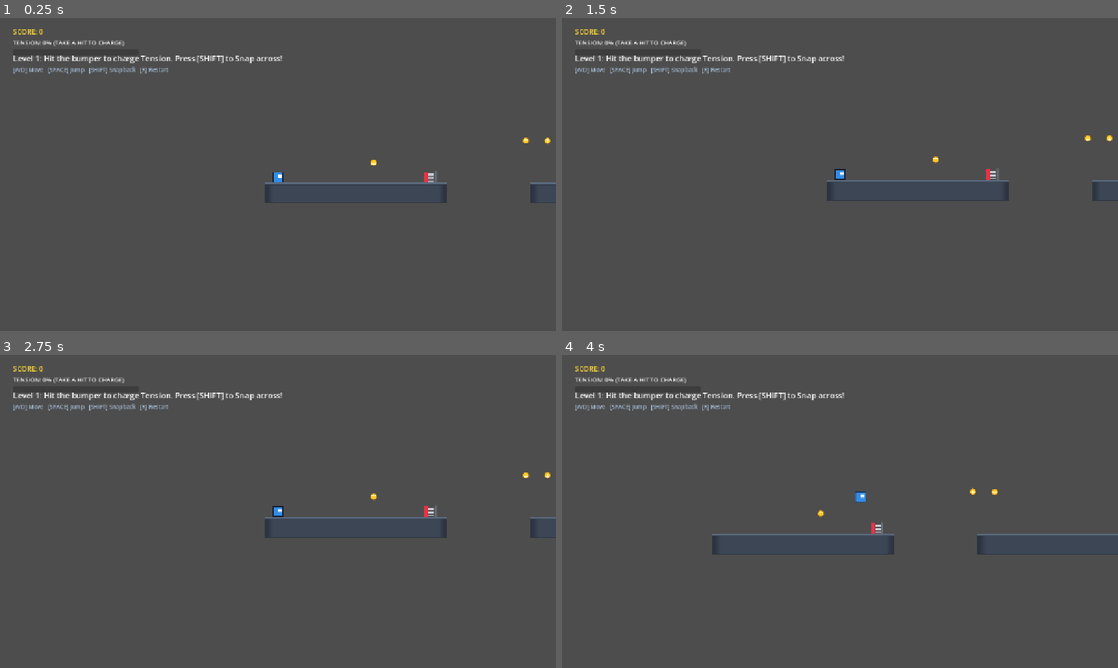
Above: before the commit, frames 1-4 (two rows, left to right).
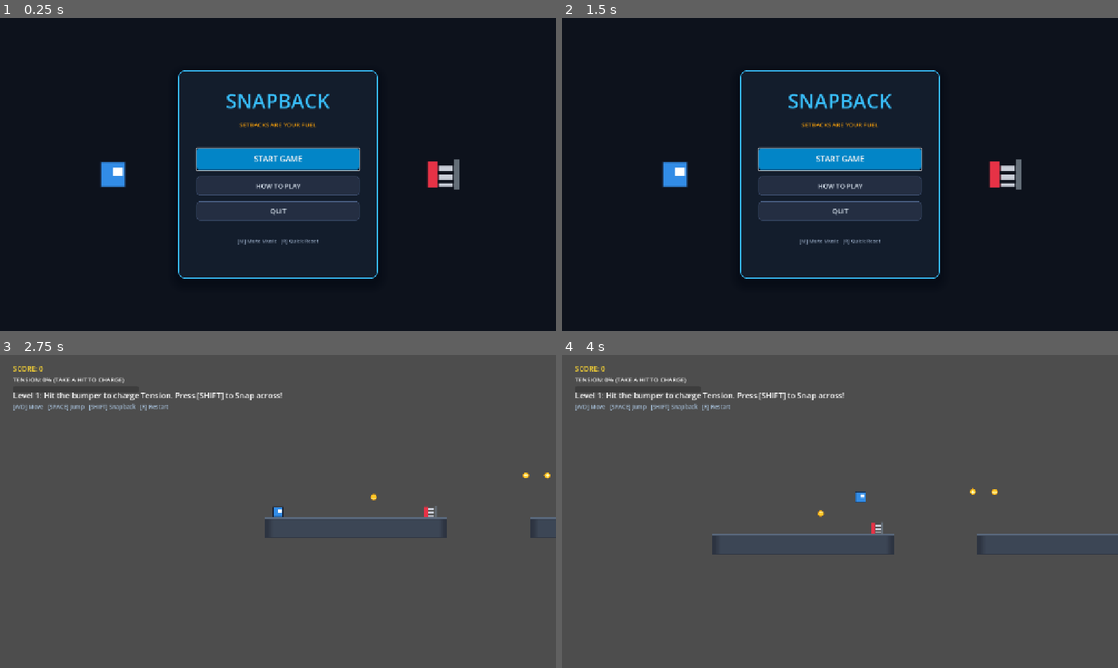
Above: after the commit, the same moments.

Repository: princenautiyal92-oss/Bounceeee
Game: Godot game, scene res://scenes/menu.tscn
Two runs of this game, one before a commit and one after it. Both use one fixed random seed, a clock stepped at 60 frames per second and the inputs below. Before the commit the project starts from res://scenes/levels/level_1.tscn.
Inputs (mouse positions are in pixels of both pictures, inside the frame that each line leads up to):
- Up to frame 1 (0.25 s): no input
- Up to frame 2 (1.5 s): click (840, 187) at 0.5 s, where only the run after the commit has a clickable "HOW TO PLAY"; click (840, 215) at 1.25 s, where only the run after the commit has a clickable "GOT IT"
- Up to frame 3 (2.75 s): click (278, 495) at 2 s, where only the run after the commit has a clickable "START GAME"
- Up to frame 4 (4 s): tap Enter (ui_accept) at 2.75, 3.5 s; hold Right (move_right) from 2.78 s (still down); tap Shift (snap) at 2.85 s; tap Space (jump) at 3.02, 3.32, 3.77, 3.8 s; tap M at 3.05, 3.6 s

The runs differ from the first frame. In frame 1, 99% of the frame differs, in the area x 0-100%, y 0-100%; in frame 2, 99%; in frame 3, 0.2%; in frame 4, less than 0.1%.

Commit message:
Add main menu with frosted glass style, and royalty-free BGM soundtrack

Diff:
--- a/project.godot
+++ b/project.godot
@@ -15,8 +15,12 @@
 [application]
 
 config/name="Snapback"
-run/main_scene="res://scenes/levels/level_1.tscn"
+run/main_scene="res://scenes/menu.tscn"
 config/features=PackedStringArray("4.7", "Forward Plus")
+
+[autoload]
+
+BGM="*res://scripts/bgm.gd"
 
 [display]
 
--- a/scenes/levels/level_10.tscn
+++ b/scenes/levels/level_10.tscn
@@ -87,7 +87,7 @@
 
 [node name="Goal" parent="." instance=ExtResource("4_goal")]
 position = Vector2(1160, 520)
-next_level_path = "res://scenes/levels/level_1.tscn"
+next_level_path = "res://scenes/menu.tscn"
 
 [node name="Player" parent="." instance=ExtResource("1_player")]
 position = Vector2(80, 510)
--- /dev/null
+++ b/scenes/menu.tscn
@@ -0,0 +1,229 @@
+[gd_scene load_steps=9 format=3]
+
+[ext_resource type="Script" path="res://scripts/menu.gd" id="1_menu_script"]
+[ext_resource type="Texture2D" path="res://assets/sprites/player.png" id="2_player_tex"]
+[ext_resource type="Texture2D" path="res://assets/sprites/bumper.png" id="3_bumper_tex"]
+
+[sub_resource type="StyleBoxFlat" id="StyleBoxFlat_glass"]
+bg_color = Color(0.08, 0.12, 0.18, 0.92)
+border_width_left = 2
+border_width_top = 2
+border_width_right = 2
+border_width_bottom = 2
+border_color = Color(0.22, 0.74, 0.97, 1)
+corner_radius_top_left = 16
+corner_radius_top_right = 16
+corner_radius_bottom_right = 16
+corner_radius_bottom_left = 16
+shadow_color = Color(0.02, 0.04, 0.08, 0.75)
+shadow_size = 24
+shadow_offset = Vector2(0, 10)
+
+[sub_resource type="StyleBoxFlat" id="StyleBoxFlat_btn_primary"]
+bg_color = Color(0.01, 0.52, 0.78, 1)
+border_width_bottom = 3
+border_color = Color(0.01, 0.38, 0.58, 1)
+corner_radius_top_left = 8
+corner_radius_top_right = 8
+corner_radius_bottom_right = 8
+corner_radius_bottom_left = 8
+
+[sub_resource type="StyleBoxFlat" id="StyleBoxFlat_btn_primary_hover"]
+bg_color = Color(0.22, 0.74, 0.97, 1)
+border_width_bottom = 3
+border_color = Color(0.01, 0.52, 0.78, 1)
+corner_radius_top_left = 8
+corner_radius_top_right = 8
+corner_radius_bottom_right = 8
+corner_radius_bottom_left = 8
+
+[sub_resource type="StyleBoxFlat" id="StyleBoxFlat_btn_secondary"]
+bg_color = Color(0.14, 0.18, 0.26, 1)
+border_width_left = 1
+border_width_top = 1
+border_width_right = 1
+border_width_bottom = 1
+border_color = Color(0.28, 0.36, 0.5, 1)
+corner_radius_top_left = 8
+corner_radius_top_right = 8
+corner_radius_bottom_right = 8
+corner_radius_bottom_left = 8
+
+[sub_resource type="StyleBoxFlat" id="StyleBoxFlat_btn_secondary_hover"]
+bg_color = Color(0.2, 0.26, 0.38, 1)
+border_width_left = 1
+border_width_top = 1
+border_width_right = 1
+border_width_bottom = 1
+border_color = Color(0.22, 0.74, 0.97, 1)
+corner_radius_top_left = 8
+corner_radius_top_right = 8
+corner_radius_bottom_right = 8
+corner_radius_bottom_left = 8
+
+[node name="Menu" type="Control"]
+layout_mode = 3
+anchors_preset = 15
+anchor_right = 1.0
+anchor_bottom = 1.0
+grow_horizontal = 2
+grow_vertical = 2
+script = ExtResource("1_menu_script")
+
+[node name="Background" type="ColorRect" parent="."]
+layout_mode = 1
+anchors_preset = 15
+anchor_right = 1.0
+anchor_bottom = 1.0
+grow_horizontal = 2
+grow_vertical = 2
+color = Color(0.05, 0.07, 0.11, 1)
+
+[node name="CenterContainer" type="CenterContainer" parent="."]
+layout_mode = 1
+anchors_preset = 15
+anchor_right = 1.0
+anchor_bottom = 1.0
+grow_horizontal = 2
+grow_vertical = 2
+
+[node name="GlassPanel" type="PanelContainer" parent="CenterContainer"]
+custom_minimum_size = Vector2(460, 480)
+layout_mode = 2
+theme_override_styles/panel = SubResource("StyleBoxFlat_glass")
+
+[node name="Margin" type="MarginContainer" parent="CenterContainer/GlassPanel"]
+layout_mode = 2
+theme_override_constants/margin_left = 40
+theme_override_constants/margin_top = 36
+theme_override_constants/margin_right = 40
+theme_override_constants/margin_bottom = 36
+
+[node name="VBoxContainer" type="VBoxContainer" parent="CenterContainer/GlassPanel/Margin"]
+layout_mode = 2
+theme_override_constants/separation = 14
+
+[node name="Title" type="Label" parent="CenterContainer/GlassPanel/Margin/VBoxContainer"]
+layout_mode = 2
+theme_override_colors/font_color = Color(0.22, 0.74, 0.97, 1)
+theme_override_font_sizes/font_size = 46
+text = "SNAPBACK"
+horizontal_alignment = 1
+
+[node name="Tagline" type="Label" parent="CenterContainer/GlassPanel/Margin/VBoxContainer"]
+layout_mode = 2
+theme_override_colors/font_color = Color(0.96, 0.62, 0.04, 1)
+theme_override_font_sizes/font_size = 14
+text = "SETBACKS ARE YOUR FUEL"
+horizontal_alignment = 1
+
+[node name="Spacer" type="Control" parent="CenterContainer/GlassPanel/Margin/VBoxContainer"]
+custom_minimum_size = Vector2(0, 16)
+layout_mode = 2
+
+[node name="StartButton" type="Button" parent="CenterContainer/GlassPanel/Margin/VBoxContainer"]
+custom_minimum_size = Vector2(0, 50)
+layout_mode = 2
+theme_override_colors/font_color = Color(1, 1, 1, 1)
+theme_override_colors/font_hover_color = Color(1, 1, 1, 1)
+theme_override_font_sizes/font_size = 18
+theme_override_styles/normal = SubResource("StyleBoxFlat_btn_primary")
+theme_override_styles/hover = SubResource("StyleBoxFlat_btn_primary_hover")
+theme_override_styles/pressed = SubResource("StyleBoxFlat_btn_primary")
+text = "START GAME"
+
+[node name="HowButton" type="Button" parent="CenterContainer/GlassPanel/Margin/VBoxContainer"]
+custom_minimum_size = Vector2(0, 44)
+layout_mode = 2
+theme_override_colors/font_color = Color(0.88, 0.92, 0.96, 1)
+theme_override_colors/font_hover_color = Color(0.22, 0.74, 0.97, 1)
+theme_override_font_sizes/font_size = 15
+theme_override_styles/normal = SubResource("StyleBoxFlat_btn_secondary")
+theme_override_styles/hover = SubResource("StyleBoxFlat_btn_secondary_hover")
+theme_override_styles/pressed = SubResource("StyleBoxFlat_btn_secondary")
+text = "HOW TO PLAY"
+
+[node name="QuitButton" type="Button" parent="CenterContainer/GlassPanel/Margin/VBoxContainer"]
+custom_minimum_size = Vector2(0, 44)
+layout_mode = 2
+theme_override_colors/font_color = Color(0.88, 0.92, 0.96, 1)
+theme_override_colors/font_hover_color = Color(0.95, 0.35, 0.35, 1)
+theme_override_font_sizes/font_size = 15
+theme_override_styles/normal = SubResource("StyleBoxFlat_btn_secondary")
+theme_override_styles/hover = SubResource("StyleBoxFlat_btn_secondary_hover")
+theme_override_styles/pressed = SubResource("StyleBoxFlat_btn_secondary")
+text = "QUIT"
+
+[node name="Spacer2" type="Control" parent="CenterContainer/GlassPanel/Margin/VBoxContainer"]
+custom_minimum_size = Vector2(0, 10)
+layout_mode = 2
+
+[node name="FooterTip" type="Label" parent="CenterContainer/GlassPanel/Margin/VBoxContainer"]
+layout_mode = 2
+theme_override_colors/font_color = Color(0.55, 0.62, 0.72, 1)
+theme_override_font_sizes/font_size = 12
+text = "[M] Mute Music   [R] Quick Reset"
+horizontal_alignment = 1
+
+[node name="PlayerPreview" type="Sprite2D" parent="."]
+position = Vector2(260, 360)
+scale = Vector2(2.5, 2.5)
+texture = ExtResource("2_player_tex")
+
+[node name="BumperPreview" type="Sprite2D" parent="."]
+position = Vector2(1020, 360)
+scale = Vector2(2.5, 2.5)
+texture = ExtResource("3_bumper_tex")
+
+[node name="HowToPlayModal" type="PanelContainer" parent="."]
+visible = false
+layout_mode = 1
+anchors_preset = 8
+anchor_left = 0.5
+anchor_top = 0.5
+anchor_right = 0.5
+anchor_bottom = 0.5
+offset_left = -280.0
+offset_top = -220.0
+offset_right = 280.0
+offset_bottom = 220.0
+grow_horizontal = 2
+grow_vertical = 2
+theme_override_styles/panel = SubResource("StyleBoxFlat_glass")
+
+[node name="VBoxContainer" type="VBoxContainer" parent="HowToPlayModal"]
+layout_mode = 2
+theme_override_constants/separation = 16
+
+[node name="ModalTitle" type="Label" parent="HowToPlayModal/VBoxContainer"]
+layout_mode = 2
+theme_override_colors/font_color = Color(0.22, 0.74, 0.97, 1)
+theme_override_font_sizes/font_size = 22
+text = "HOW TO PLAY"
+horizontal_alignment = 1
+
+[node name="RulesText" type="Label" parent="HowToPlayModal/VBoxContainer"]
+layout_mode = 2
+theme_override_colors/font_color = Color(0.85, 0.9, 0.95, 1)
+theme_override_font_sizes/font_size = 14
+text = "1. Bumpers and moving enemies knock you backward.
+
+2. Knockback distance charges your Tension meter (0% to 100%).
+
+3. Press [SHIFT] to release an explosive Snapback forward dash!
+
+4. Some gaps are too wide to cross at normal jump. You MUST take hits on purpose to store fuel!
+
+5. Collect gold coins and snap through enemies for bonus points."
+autowrap_mode = 2
+
+[node name="CloseButton" type="Button" parent="HowToPlayModal/VBoxContainer"]
+custom_minimum_size = Vector2(180, 42)
+layout_mode = 2
+size_flags_horizontal = 4
+theme_override_colors/font_color = Color(1, 1, 1, 1)
+theme_override_font_sizes/font_size = 15
+theme_override_styles/normal = SubResource("StyleBoxFlat_btn_primary")
+theme_override_styles/hover = SubResource("StyleBoxFlat_btn_primary_hover")
+theme_override_styles/pressed = SubResource("StyleBoxFlat_btn_primary")
+text = "GOT IT"
--- /dev/null
+++ b/scripts/bgm.gd
@@ -0,0 +1,25 @@
+extends Node
+
+var stream_player: AudioStreamPlayer
+
+func _ready() -> void:
+	process_mode = Node.PROCESS_MODE_ALWAYS
+	stream_player = AudioStreamPlayer.new()
+	var stream = load("res://assets/audio/bgm.wav")
+	if stream:
+		if stream is AudioStreamWAV:
+			stream.loop_mode = AudioStreamWAV.LOOP_FORWARD
+		stream_player.stream = stream
+	stream_player.volume_db = -6.0
+	stream_player.finished.connect(_on_finished)
+	add_child(stream_player)
+	stream_player.play()
+
+func _on_finished() -> void:
+	if stream_player:
+		stream_player.play()
+
+func _unhandled_input(event: InputEvent) -> void:
+	if event is InputEventKey and event.pressed and not event.echo:
+		if event.keycode == KEY_M:
+			stream_player.stream_paused = not stream_player.stream_paused
--- /dev/null
+++ b/scripts/menu.gd
@@ -0,0 +1,29 @@
+extends Control
+
+@onready var start_button: Button = $CenterContainer/GlassPanel/Margin/VBoxContainer/StartButton
+@onready var how_button: Button = $CenterContainer/GlassPanel/Margin/VBoxContainer/HowButton
+@onready var quit_button: Button = $CenterContainer/GlassPanel/Margin/VBoxContainer/QuitButton
+@onready var how_panel: PanelContainer = $HowToPlayModal
+@onready var close_how_button: Button = $HowToPlayModal/VBoxContainer/CloseButton
+
+func _ready() -> void:
+	start_button.pressed.connect(_on_start_pressed)
+	how_button.pressed.connect(_on_how_pressed)
+	quit_button.pressed.connect(_on_quit_pressed)
+	close_how_button.pressed.connect(_on_close_how_pressed)
+	how_panel.visible = false
+	start_button.grab_focus()
+
+func _on_start_pressed() -> void:
+	Player.score = 0
+	get_tree().change_scene_to_file("res://scenes/levels/level_1.tscn")
+
+func _on_how_pressed() -> void:
+	how_panel.visible = true
+
+func _on_close_how_pressed() -> void:
+	how_panel.visible = false
+	start_button.grab_focus()
+
+func _on_quit_pressed() -> void:
+	get_tree().quit()
Not shown, added: assets/thumbnail.jpg.import
Binary file added: assets/voting_preview.png
Not shown, added: assets/voting_preview.png.import
Not shown, added: assets/audio/bgm.wav
